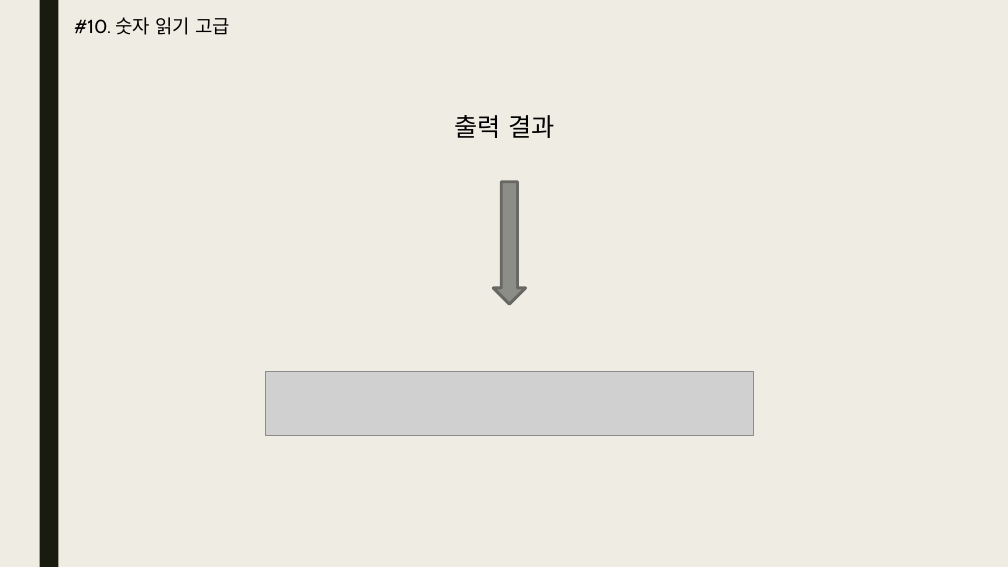
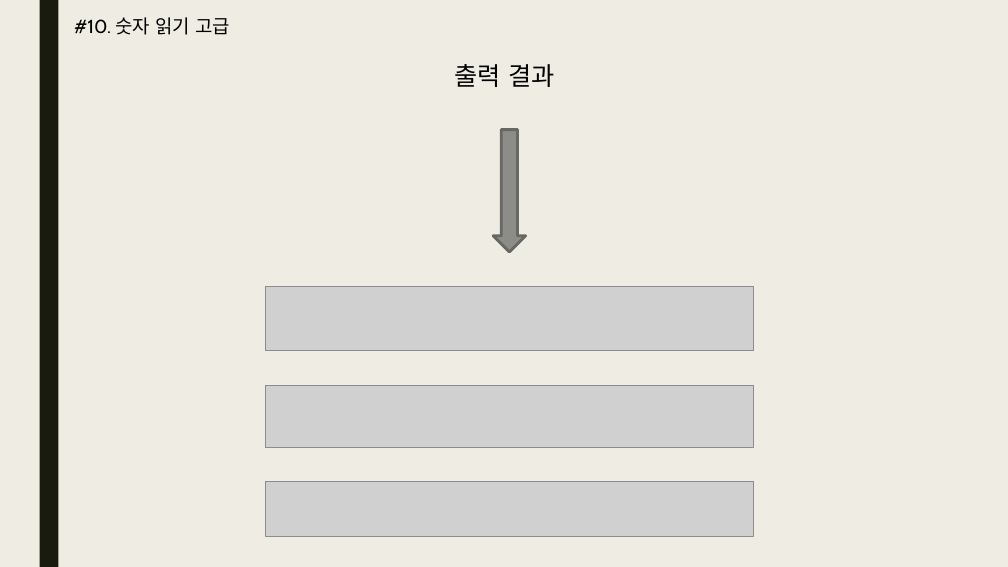
Before and after one commit to bino0130/politec-java, a slide deck: slide 14 of 자바 심화/자바 심화 과제/완료 과제/20230321 자바심화 과제 남정현.pptx. Drawn at 1008x567 pixels with LibreOffice and Linux fonts; fonts in the diff are those of the drawing; grey boxes stand for pictures. Boxes give left, top, right and bottom in pixels: in the first picture for what was removed or moved away, otherwise in the second. Text is boxed around its words. In the diff, an @@ line names an element or a change of style, - is before the commit and + after.

```diff
--- a/자바 심화/자바 심화 과제/완료 과제/20230321 자바심화 과제 남정현.pptx
+++ b/자바 심화/자바 심화 과제/완료 과제/20230321 자바심화 과제 남정현.pptx
@@ text "출력 결과" moved from (x1=455, y1=115, x2=554, y2=138) to (x1=455, y1=64, x2=554, y2=87) @@
@@ down arrow moved from (x1=493, y1=181, x2=526, y2=304) to (x1=493, y1=129, x2=526, y2=252) @@
@@ picture moved from (x1=265, y1=371, x2=754, y2=436) to (x1=265, y1=287, x2=754, y2=351) @@
@@ picture added at (x1=265, y1=386, x2=754, y2=448) @@
@@ picture added at (x1=265, y1=482, x2=754, y2=536) @@
```
Also in this commit, not shown: 1 other slide changed.
